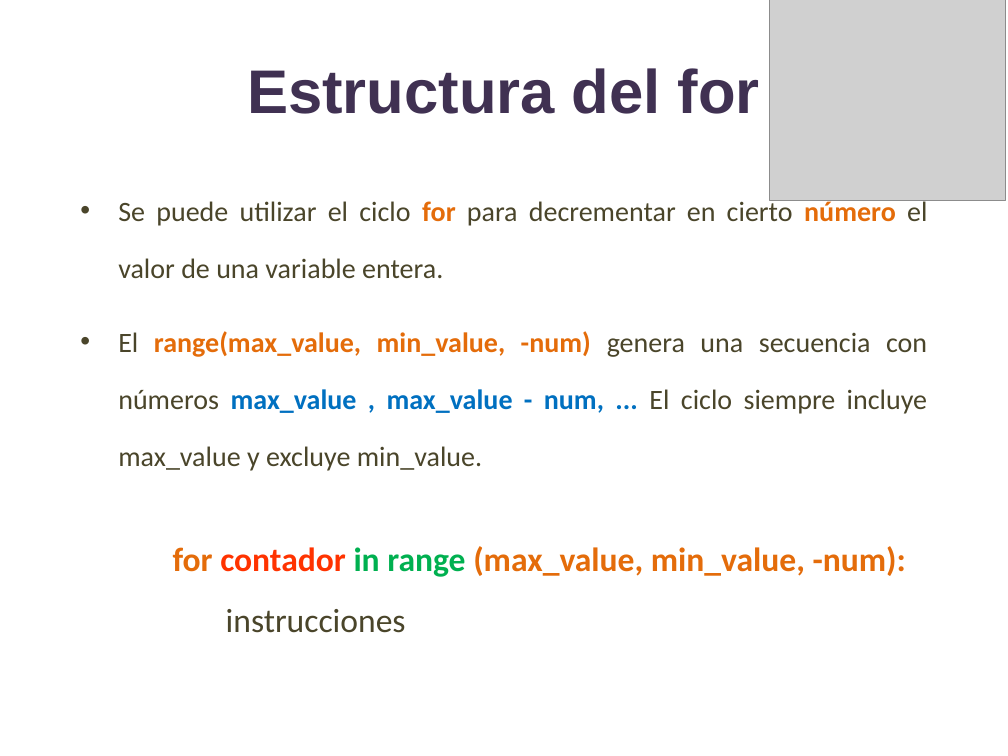
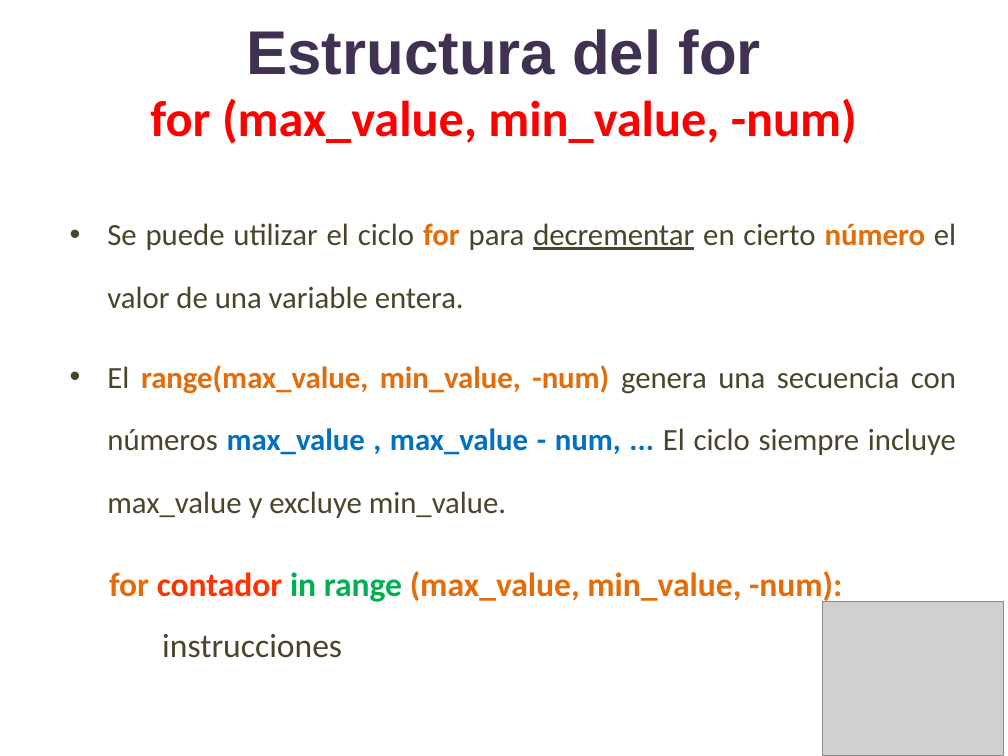
Before and after one commit to lizetheP/PensamientoC, a slide deck: slide 18 of CalendarioAgo20L/presentaciones/8_For.pptx (slide 16 before the commit). Drawn at 1008x756 pixels with LibreOffice and Linux fonts; fonts in the diff are those of the drawing; grey boxes stand for pictures. Boxes give left, top, right and bottom in pixels: in the first picture for what was removed or moved away, otherwise in the second. Text is boxed around its words. In the diff, an @@ line names an element or a change of style, - is before the commit and + after.

```diff
--- a/CalendarioAgo20L/presentaciones/8_For.pptx
+++ b/CalendarioAgo20L/presentaciones/8_For.pptx
@@ title at (x1=150, y1=29, x2=857, y2=144): text changed; size 44 to 36 pt; font Arial to Calibri; text colour #403152 to #FF0000 @@
-Estructura del for
+Estructura del for
+for (max_value, min_value, -num)
@@ picture removed at (x1=770, y1=0, x2=1005, y2=201) @@
@@ text "Se puede utilizar el ciclo ..." moved from (x1=118, y1=198, x2=927, y2=471) to (x1=107, y1=223, x2=956, y2=518) @@
@@ text "Se puede utilizar el ciclo ..." at (x1=107, y1=223, x2=956, y2=518): size 20 to 22 pt; underline on in "decrementar" @@
@@ text "for contador in range (max_value, ..." moved from (x1=173, y1=546, x2=906, y2=633) to (x1=109, y1=571, x2=842, y2=658) @@
@@ picture added at (x1=823, y1=601, x2=1004, y2=756) @@
```
Also in this commit, not shown: 10 other slides changed, 2 other files.
